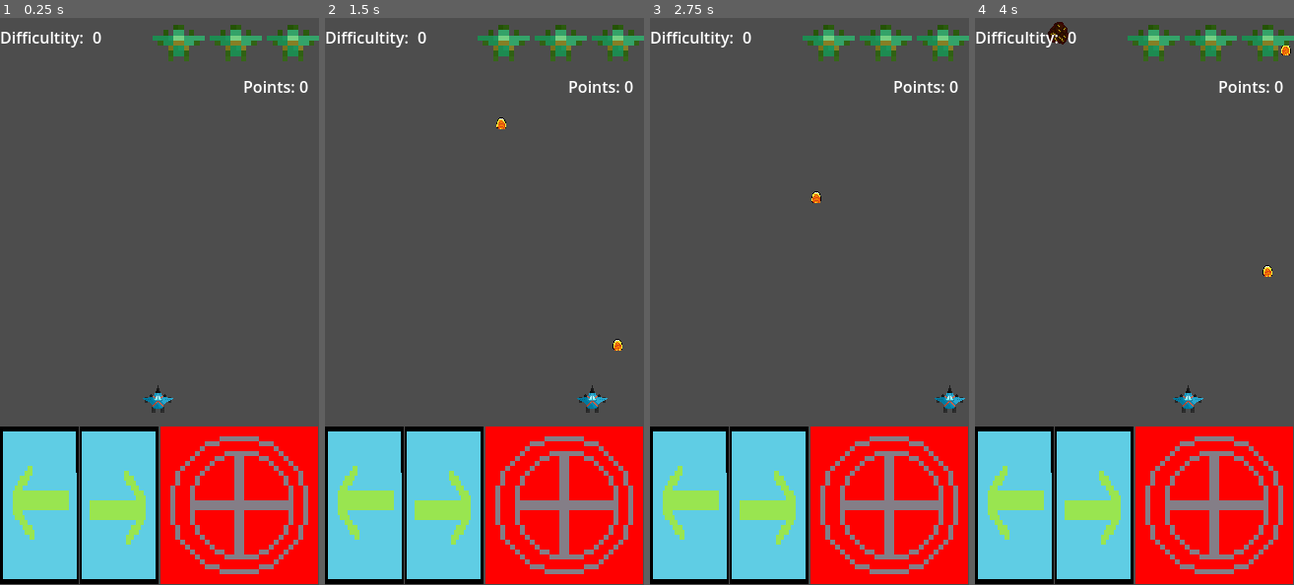
Above: before the commit, frames 1-4 (left to right).
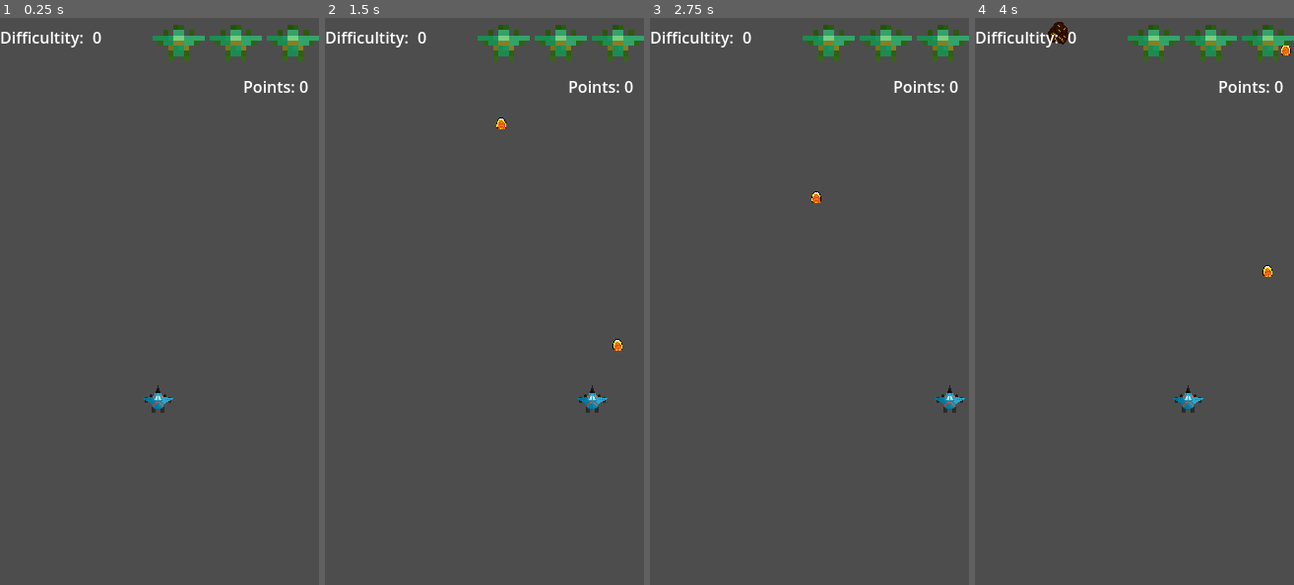
Above: after the commit, the same moments.

Repository: SaternDev/Saturn-Star-Fight-2
Game: Godot game, scene res://Scenes/MainLevel.tscn
Two runs of this game, one before a commit and one after it. Both use one fixed random seed, a clock stepped at 60 frames per second and the inputs below.
Inputs:
- Up to frame 1 (0.25 s): no input
- Up to frame 2 (1.5 s): tap Enter at 0.5 s; hold D (Derecha) 0.53-1.28 s; tap Space (Shoot) at 0.6, 1.35 s; hold A (Izquierda) from 1.28 s (still down)
- Up to frame 3 (2.75 s): release A (Izquierda) at 2.03 s; hold D (Derecha) from 2.03 s (still down); tap Space (Shoot) at 2.1 s
- Up to frame 4 (4 s): tap Space (Shoot) at 2.85, 3.6 s; release D (Derecha) at 3.53 s; hold A (Izquierda) from 3.53 s (still down)

The runs differ from the first frame. In frame 1, 27% of the frame differs, in the area x 0-100%, y 72-100%; in frame 2, 27%; in frame 3, 27%; in frame 4, 27%.

Commit message:
Fixed Control Buttons
control buttons dont show if you arent in a Touchscreen device.

Diff:
--- a/Scripts/player_ship.gd
+++ b/Scripts/player_ship.gd
@@ -11,6 +11,7 @@
 
 @export var speed = 220
 var lives = 3
+var exploting = false
 
 func _process(_delta: float) -> void:
 	if Input.is_action_just_pressed("Shoot"):
@@ -21,7 +22,8 @@
 
 func _physics_process(_delta: float) -> void:
 	var Direction = Input.get_axis("Izquierda","Derecha")
-	velocity.x = Direction * speed
+	if not exploting:
+		velocity.x = Direction * speed
 	move_and_slide()
 
 func shoot():
@@ -38,5 +40,6 @@
 func playerHit():
 	lives -= 1
 	if lives == 0:
+		exploting = true
 		animated_sprite_2d.play("Explosion")
 	lifeChanged.emit(false)
--- a/UI/controlls.tscn
+++ b/UI/controlls.tscn
@@ -1,6 +1,7 @@
-[gd_scene load_steps=3 format=3 uid="uid://dqtd153dhg05n"]
+[gd_scene load_steps=4 format=3 uid="uid://dqtd153dhg05n"]
 
-[ext_resource type="Texture2D" uid="uid://ckt3vtb0dpg0j" path="res://Sprites/Button.png" id="1_6gmfs"]
+[ext_resource type="Texture2D" uid="uid://ckt3vtb0dpg0j" path="res://Sprites/ButtonRight.png" id="1_6gmfs"]
+[ext_resource type="Texture2D" uid="uid://c2cpu6was0lt4" path="res://Sprites/ButtonLeft.png" id="2_ali1f"]
 [ext_resource type="Texture2D" uid="uid://cj02kwsxltqvo" path="res://Sprites/ShootButton.png" id="2_klc0v"]
 
 [node name="Controlls" type="CanvasLayer"]
@@ -17,19 +18,20 @@
 size_flags_vertical = 4
 
 [node name="MoveRight" type="TouchScreenButton" parent="MovementButtons"]
-position = Vector2(81, -21.999998)
-scale = Vector2(2.5, 5)
+position = Vector2(81, -21)
+scale = Vector2(2.6, 5)
 texture_normal = ExtResource("1_6gmfs")
 texture_pressed = ExtResource("1_6gmfs")
 action = "Derecha"
+visibility_mode = 1
 
 [node name="MoveLeft" type="TouchScreenButton" parent="MovementButtons"]
-position = Vector2(80.00001, 138)
-rotation = -3.1415927
-scale = Vector2(2.5, 5)
-texture_normal = ExtResource("1_6gmfs")
-texture_pressed = ExtResource("1_6gmfs")
+position = Vector2(0, -21)
+scale = Vector2(2.6, 5)
+texture_normal = ExtResource("2_ali1f")
+texture_pressed = ExtResource("2_ali1f")
 action = "Izquierda"
+visibility_mode = 1
 
 [node name="ShootButtons" type="HBoxContainer" parent="."]
 anchors_preset = 8
@@ -45,8 +47,9 @@
 grow_vertical = 2
 
 [node name="TouchScreenButton" type="TouchScreenButton" parent="ShootButtons"]
-position = Vector2(162.00002, 108)
+position = Vector2(163, 109)
 scale = Vector2(5, 5)
 texture_normal = ExtResource("2_klc0v")
 texture_pressed = ExtResource("2_klc0v")
 action = "Shoot"
+visibility_mode = 1
--- a/project.godot
+++ b/project.godot
@@ -11,7 +11,7 @@
 [application]
 
 config/name="Saturn Star Fight 2"
-config/version="3"
+config/version="4"
 run/main_scene="uid://bv3ayibh8rgu0"
 config/features=PackedStringArray("4.5", "Mobile")
 config/icon="uid://dfl3oi2jnc3bu"
Binary file added: Sprites/ButtonLeft.png
Not shown, changed: Sprites/ButtonLeft.png.import
Renamed: Sprites/Button.png -> Sprites/ButtonRight.png
Not shown, added: Sprites/ButtonRight.png.import
Not shown, changed: export_presets.cfg
